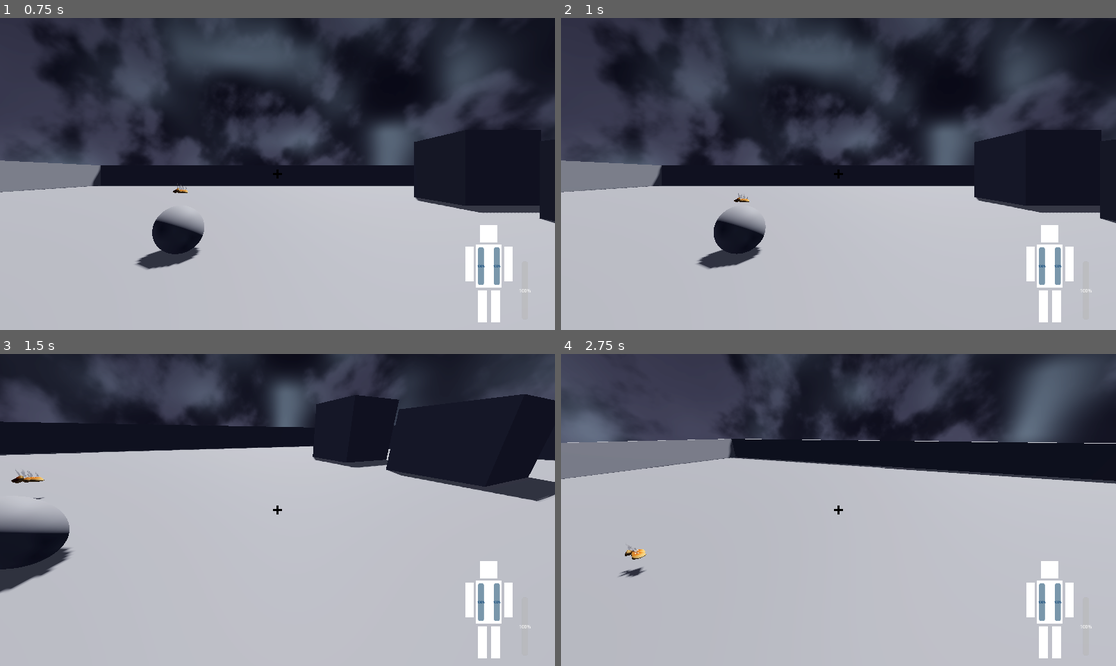
Above: before the commit, frames 1-4 (two rows, left to right).
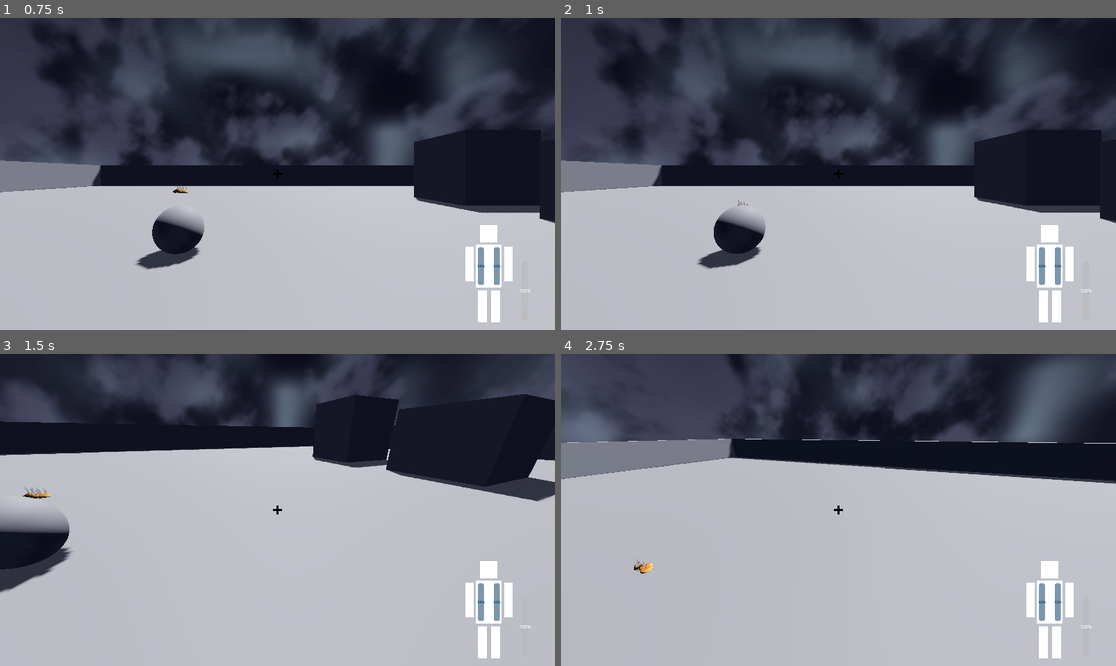
Above: after the commit, the same moments.

Repository: moos4/spacenautica
Game: Godot game, scene res://scenes/title.tscn
Same seed, same stepped clock (60 frames per second), same inputs: the game is played once before the commit and once after it.
Inputs (mouse positions are in pixels of both pictures, inside the frame that each line leads up to):
- Up to frame 1 (0.75 s): click "Play" at 0.5 s
- Up to frame 2 (1 s): no input
- Up to frame 3 (1.5 s): move the mouse to (305, 510) at 1.27 s; hold W (up) from 1.28 s (still down); tap E (interact) at 1.35 s
- Up to frame 4 (2.75 s): keep holding W (up); tap Space (jump) at 1.52, 2.27 s; move the mouse to (810, 510) at 2.02 s; tap Ctrl (sprint) at 2.1 s

Frame 1 is identical in both runs. In frame 2, less than 0.1% of the frame differs, in the area x 31-34%, y 56-61%; in frame 3, 0.2%; in frame 4, 0.2%, in the area x 10-17%, y 61-72%.

Commit message:
item models and collision

Diff:
--- /dev/null
+++ b/assets/models/bread/bread_scene.tscn
@@ -0,0 +1,12 @@
+[gd_scene format=3 uid="uid://da8c6o0o3xyb5"]
+
+[ext_resource type="PackedScene" uid="uid://bibr1abvj5r0g" path="res://assets/models/bread/bread_low_poly.glb" id="1_lrsih"]
+
+[sub_resource type="BoxShape3D" id="BoxShape3D_mvpb1"]
+size = Vector3(0.626, 0.212, 0.376)
+
+[node name="Bread_Scene" unique_id=774286327 instance=ExtResource("1_lrsih")]
+
+[node name="CollisionShape3D" type="CollisionShape3D" parent="." index="1" unique_id=995726771]
+transform = Transform3D(1, 0, 0, 0, 1, 0, 0, 0, 1, 0, 0.106325105, 0)
+shape = SubResource("BoxShape3D_mvpb1")
--- a/scenes/World.tscn
+++ b/scenes/World.tscn
@@ -4,7 +4,7 @@
 [ext_resource type="PackedScene" uid="uid://dyaixnmdmwlx2" path="res://scenes/player.tscn" id="1_kqs1s"]
 [ext_resource type="PackedScene" uid="uid://cumrtrqu4bfsv" path="res://scenes/item.tscn" id="3_7g83o"]
 [ext_resource type="Resource" uid="uid://bl4vi0lim65ev" path="res://data/item/titanium.tres" id="4_d1c63"]
-[ext_resource type="PackedScene" uid="uid://bibr1abvj5r0g" path="res://assets/models/test/bread_low_poly.glb" id="4_hlk0d"]
+[ext_resource type="PackedScene" uid="uid://da8c6o0o3xyb5" path="res://assets/models/bread/bread_scene.tscn" id="4_hlk0d"]
 [ext_resource type="Script" uid="uid://cdccowx3lefui" path="res://scripts/item_data.gd" id="5_0uv0p"]
 
 [sub_resource type="ShaderMaterial" id="ShaderMaterial_7g83o"]
--- a/scripts/item.gd
+++ b/scripts/item.gd
@@ -8,6 +8,13 @@
 		var instance = item_data.model_scene.instantiate()
 		add_child(instance)
 		$MeshInstance3D.queue_free()
+		var scene_collision = _find_collision_shape(instance)
+		if scene_collision:
+			# Duplicate the shape so it doesn't conflict with other instances
+			$CollisionShape3D.shape = scene_collision.shape.duplicate()
+			$CollisionShape3D.position = scene_collision.position
+			# Free the collision shape inside the model so it doesn't double-collide
+			scene_collision.queue_free()
 	elif item_data and item_data.model:
 		$MeshInstance3D.mesh = item_data.model
 		var convex_shape = item_data.model.create_convex_shape()
@@ -19,3 +26,12 @@
 	if item_data:
 		print("Picked up data for: ", item_data.name)
 	queue_free()
+
+func _find_collision_shape(node: Node) -> CollisionShape3D:
+	if node is CollisionShape3D:
+		return node
+	for child in node.get_children():
+		var result = _find_collision_shape(child)
+		if result:
+			return result
+	return null
Renamed: assets/models/test/bread_low_poly.glb -> assets/models/bread/bread_low_poly.glb
Not shown, changed: assets/models/bread/bread_low_poly.glb.import
Renamed: assets/models/test/bread_low_poly_0.png -> assets/models/bread/bread_low_poly_0.png
Not shown, changed: assets/models/bread/bread_low_poly_0.png.import
Renamed: assets/models/test/bread_low_poly_1.png -> assets/models/bread/bread_low_poly_1.png
Not shown, changed: assets/models/bread/bread_low_poly_1.png.import
